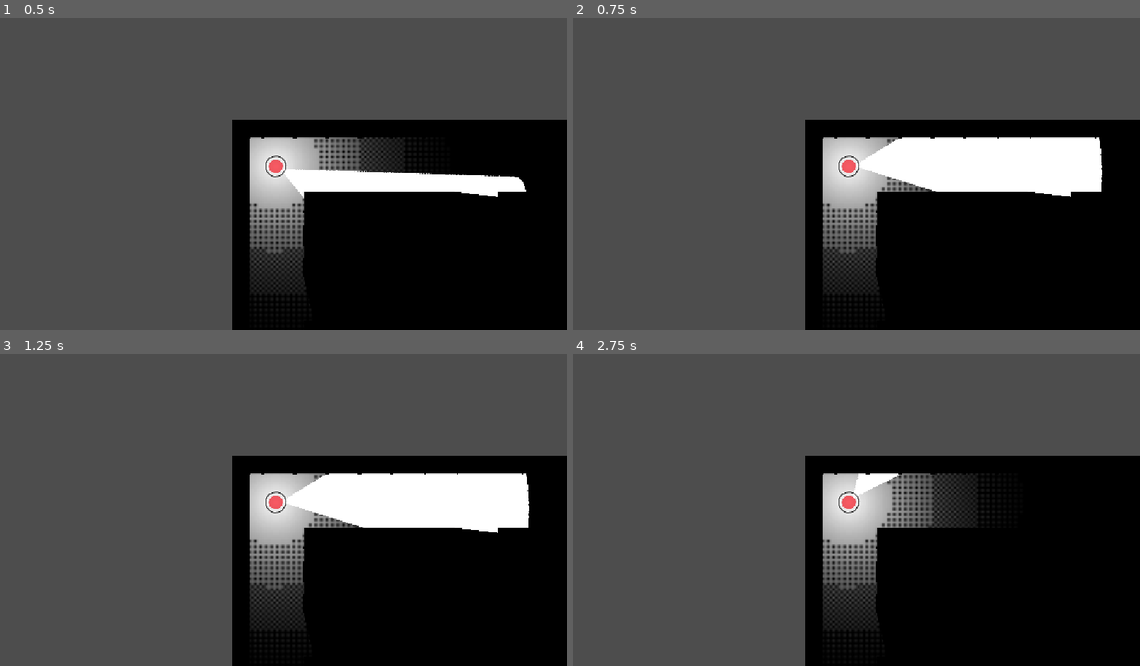
Above: before the commit, frames 1-4 (two rows, left to right).
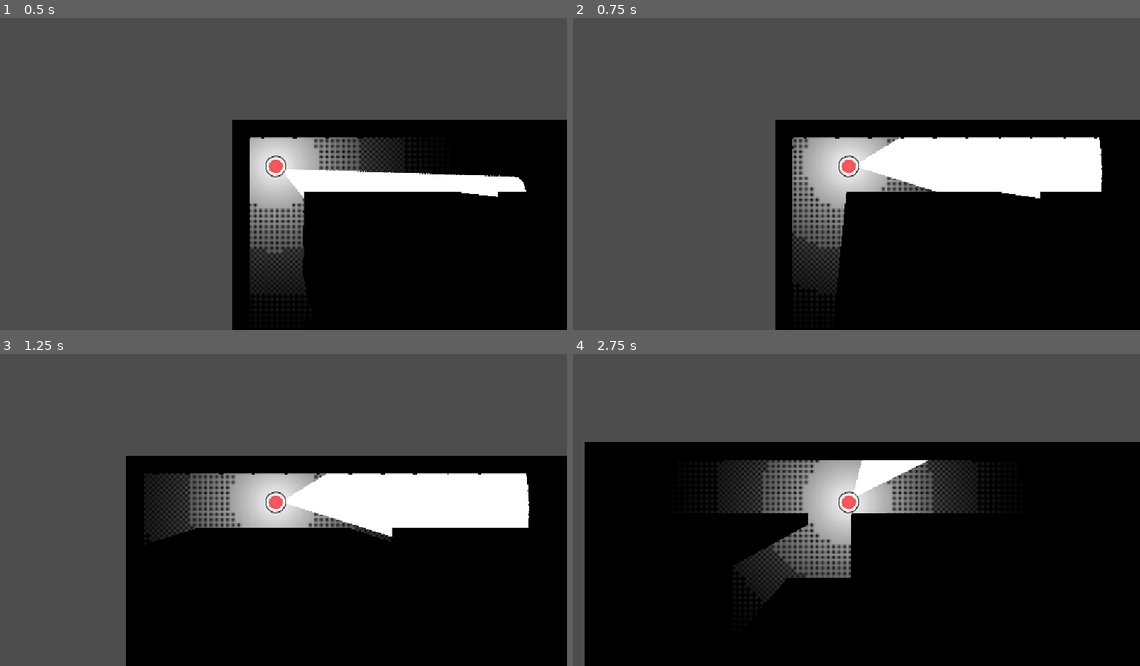
Above: after the commit, the same moments.

Repository: PauCape/a-map-will-be-useful
Game: Godot game, scene res://Scenes/Map_1.tscn
Same seed, same stepped clock (60 frames per second), same inputs: the game is played once before the commit and once after it. The project has no main scene, so this scene is started directly.
Inputs (mouse positions are in pixels of both pictures, inside the frame that each line leads up to):
- Up to frame 1 (0.5 s): no input
- Up to frame 2 (0.75 s): tap Enter at 0.5 s; move the mouse to (975, 149) at 0.52 s; hold D (move_right) from 0.53 s (still down)
- Up to frame 3 (1.25 s): keep holding D (move_right)
- Up to frame 4 (2.75 s): move the mouse to (731, 519) at 1.27 s; release D (move_right) at 1.28 s; hold S (move_down) 1.28-2.03 s; tap Space at 2 s; move the mouse to (907, 428) at 2.02 s; hold D (move_right) from 2.03 s (still down)

Frame 1 is identical in both runs. In frame 2, 6.5% of the frame differs, in the area x 35-93%, y 32-100%; in frame 3, 15%; in frame 4, 34%, in the area x 2-100%, y 28-100%.

Commit message:
Movimiento WASD

Diff:
--- a/Scripts/player.gd
+++ b/Scripts/player.gd
@@ -7,10 +7,10 @@
 
 func _physics_process(delta: float) -> void:
 	var direction := Input.get_vector(
-		"ui_left",
-		"ui_right",
-		"ui_up",
-		"ui_down"
+		"move_left",
+		"move_right",
+		"move_up",
+		"move_down"
 	)
 
 	if direction:
